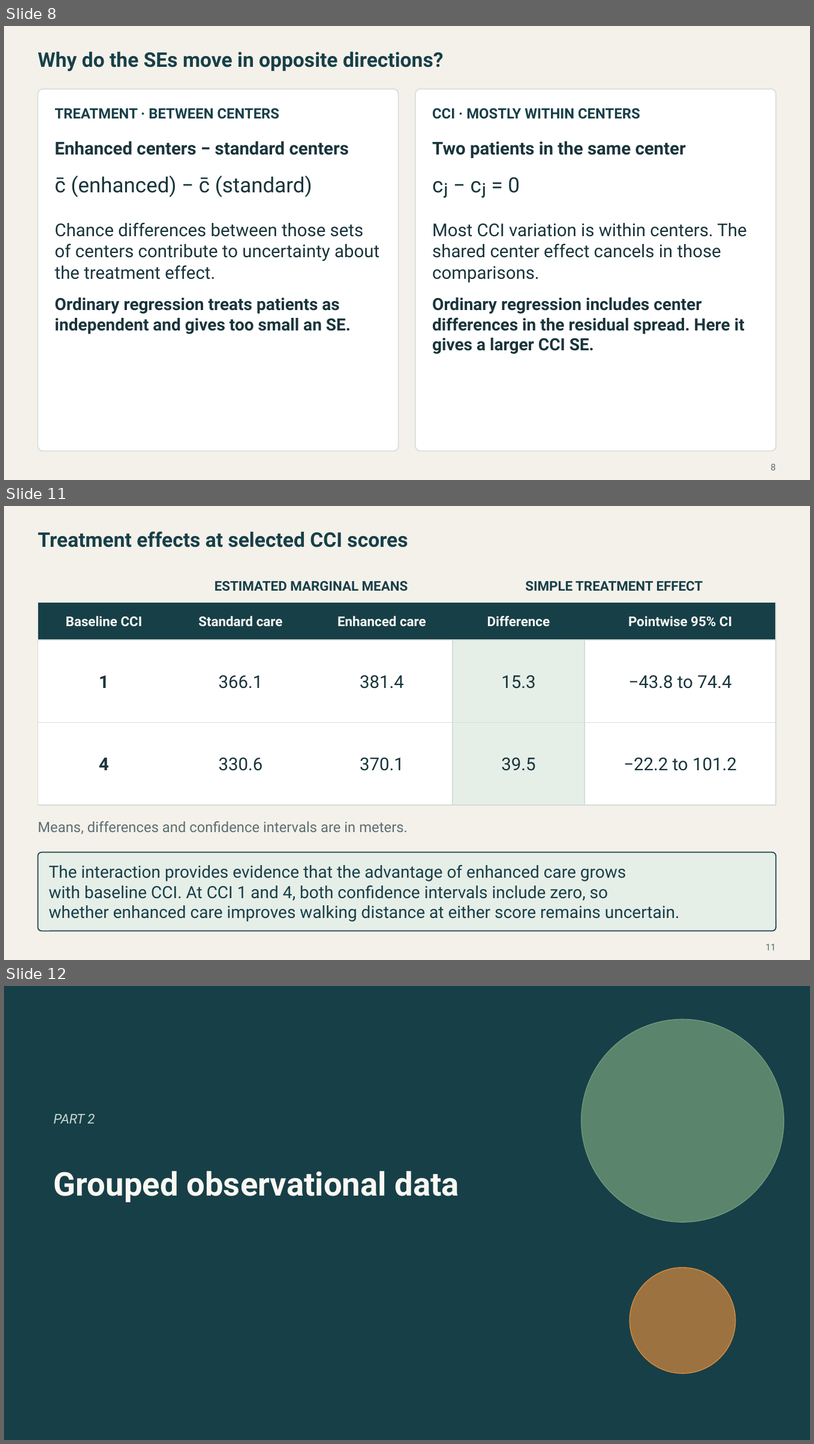
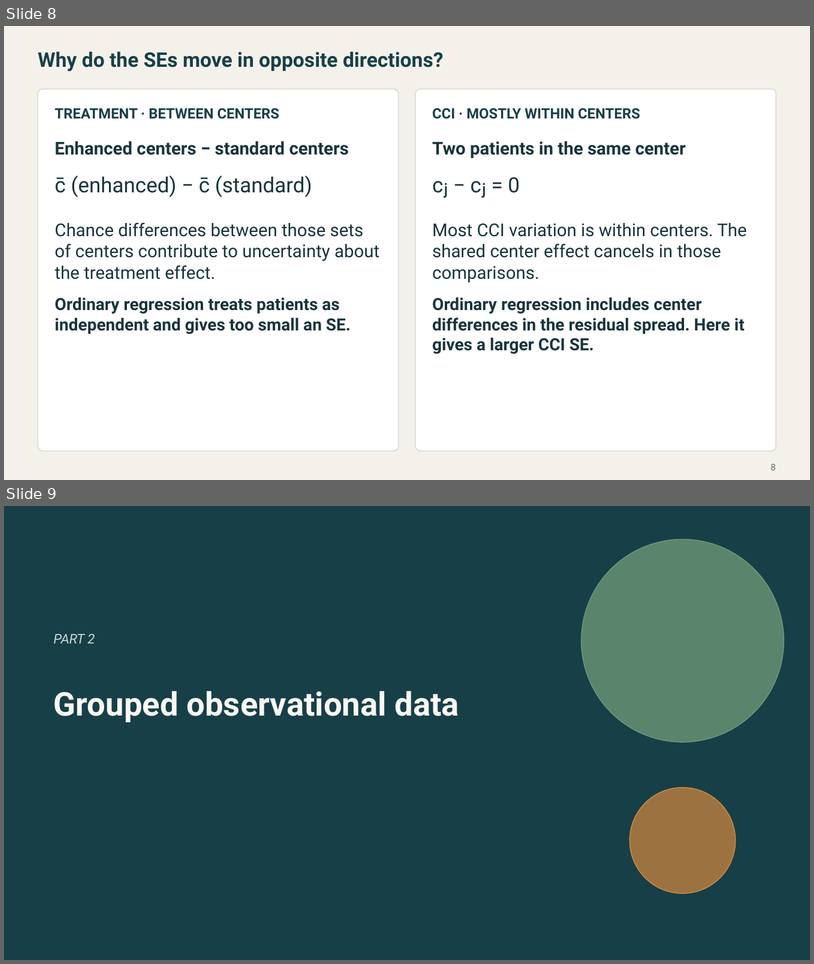
Before and after one commit to Postmus/BeyondMLR, a slide deck: lectures_2627/week3/Beyond_MLR_Week_3.pptx. Shown one above the other, each under a label of ours: slides 8, 11 and 12 before the commit, slides 8 and 9 after it; the slides between them are not shown. The pictures are 814x1444 and 814x964 pixels, drawn with LibreOffice and Linux fonts; fonts in the diff are those of the drawing. Boxes give left, top, right and bottom in pixels: in the first picture for what was removed or moved away, otherwise in the second. Text is boxed around its words. In the diff, an @@ line names an element or a change of style, - is before the commit and + after.

Commit message:
Complete Week 3 lecture and add Chicago Airbnb Labs 5 and 6
Include the HbA1c case study, nested random effects analysis, and worked lab answers.

```diff
--- a/lectures_2627/week3/Beyond_MLR_Week_3.pptx
+++ b/lectures_2627/week3/Beyond_MLR_Week_3.pptx
@@ slide 11 removed at (4,506,810,960), background #F4F1EA @@
@@ text removed at (38,531,408,547) @@
-Treatment effects at selected CCI scores
@@ text removed at (215,581,408,591) @@
-ESTIMATED MARGINAL MEANS
@@ text removed at (525,581,704,591) @@
-SIMPLE TREATMENT EFFECT
@@ rectangle removed at (38,602,777,640) @@
@@ text removed at (66,616,143,627) @@
-Baseline CCI
@@ text removed at (198,616,283,627) @@
-Standard care
@@ text removed at (338,616,426,627) @@
-Enhanced care
@@ text removed at (488,616,550,627) @@
-Difference
@@ text removed at (629,616,732,627) @@
-Pointwise 95% CI
@@ rectangle removed at (38,640,777,722) @@
@@ rectangle removed at (453,640,585,722) @@
@@ text removed at (99,675,109,688) @@
-1
@@ text removed at (219,675,263,688) @@
-366.1
@@ text removed at (360,675,404,688) @@
-381.4
@@ text removed at (501,675,536,688) @@
-15.3
@@ text removed at (629,675,732,688) @@
-−43.8 to 74.4
@@ rectangle removed at (38,723,777,805) @@
@@ rectangle removed at (453,723,585,805) @@
@@ text removed at (99,757,109,770) @@
-4
@@ text removed at (219,757,263,771) @@
-330.6
@@ text removed at (360,757,404,771) @@
-370.1
@@ text removed at (501,757,536,771) @@
-39.5
@@ text removed at (624,757,737,771) @@
-−22.2 to 101.2
@@ text removed at (38,821,408,834) @@
-Means, differences and confidence intervals are in meters.
@@ rounded rectangle removed at (38,852,777,931) @@
@@ text removed at (49,864,680,921) @@
-The interaction provides evidence that the advantage of enhanced care grows
-with baseline CCI. At CCI 1 and 4, both confidence intervals include zero, so
-whether enhanced care improves walking distance at either score remains uncertain.
@@ page number removed at (766,943,776,950) @@
-11
@@ what was slide 12 is now slide 9 @@
```
Also in this commit, not shown: 1 slide changed, 20 slides added, 3 other slides removed, 36 other files.
